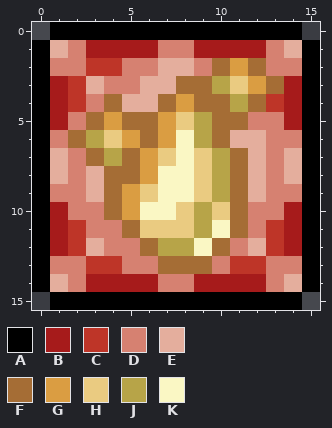
Pixel-art sprite: Content/Buffs/DilutedIchor.png. Above, as it was before the edit.
The file is 32x32 pixels, drawn in blocks of 2x2; one block is one cell here.
Palette (. is transparent): A #000000  B #a61b1b  C #be3528  D #d68171  E #e4ae9d  F #a56d35  G #da9d42  H #eacb81  J #b7a448  K #faf7c4
After the commit:
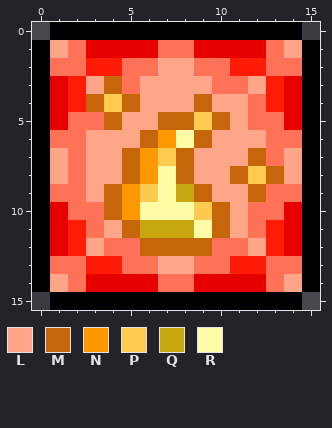
Colours new in this view: L #ffa588  M #c46609  N #fd9800  P #feca50  Q #c7a70f  R #fffba6
The edit:
@@ palette @@
-B #a61b1b
+B #e70000
-C #be3528
+C #ff1b05
-D #d68171
+D #ff7257
@@ x 0..15 @@
  0 .AAAAAAAAAAAAAA.
- 1 AEDBBBBDDBBBBDEA
- 2 ADDCCDDEEDFGFDDA
- 3 ABCEDDEEFFJHGFBA
- 4 ABCDFEEFGFFJFCBA
- 5 ABDFGFFGHJFFDDBA
- 6 ADFJHGFGKJFEEDDA
- 7 AEDFJFGHKHJFEDEA
- 8 AEDEFFGKKHJFEDEA
- 9 ADDEFGHKKHJFEDDA
-10 ABDDFGKKHJHFDDBA
-11 ABCDDFHHHJKFDCBA
-12 ABCEDDFJJKFDECBA
-13 ADDCCDDFFFDCCDDA
-14 AEDBBBBDDBBBBDEA
+ 1 ALDBBBBDDBBBBDLA
+ 2 ADDCCDDLLDDCCDDA
+ 3 ABCLMDLLLLDDLCBA
+ 4 ABCMPMLLLMLLDCBA
+ 5 ABDDMLLMMPMLDDBA
+ 6 ADDLLLMNRMLLLDDA
+ 7 ALDLLMNPMLLLMDLA
+ 8 ALDLLMNRMLLMPMLA
+ 9 ADDLMNPRQMLLMDDA
+10 ABDDMNRRRPMLDDBA
+11 ABCDLMQQQRMLDCBA
+12 ABCLDDMMMMDDLCBA
+13 ADDCCDDLLDDCCDDA
+14 ALDBBBBDDBBBBDLA
 15 .AAAAAAAAAAAAAA.
Where, in picture pixels (left, top, right, bottom), the same in both pictures:
changed: (50, 40, 302, 292)
